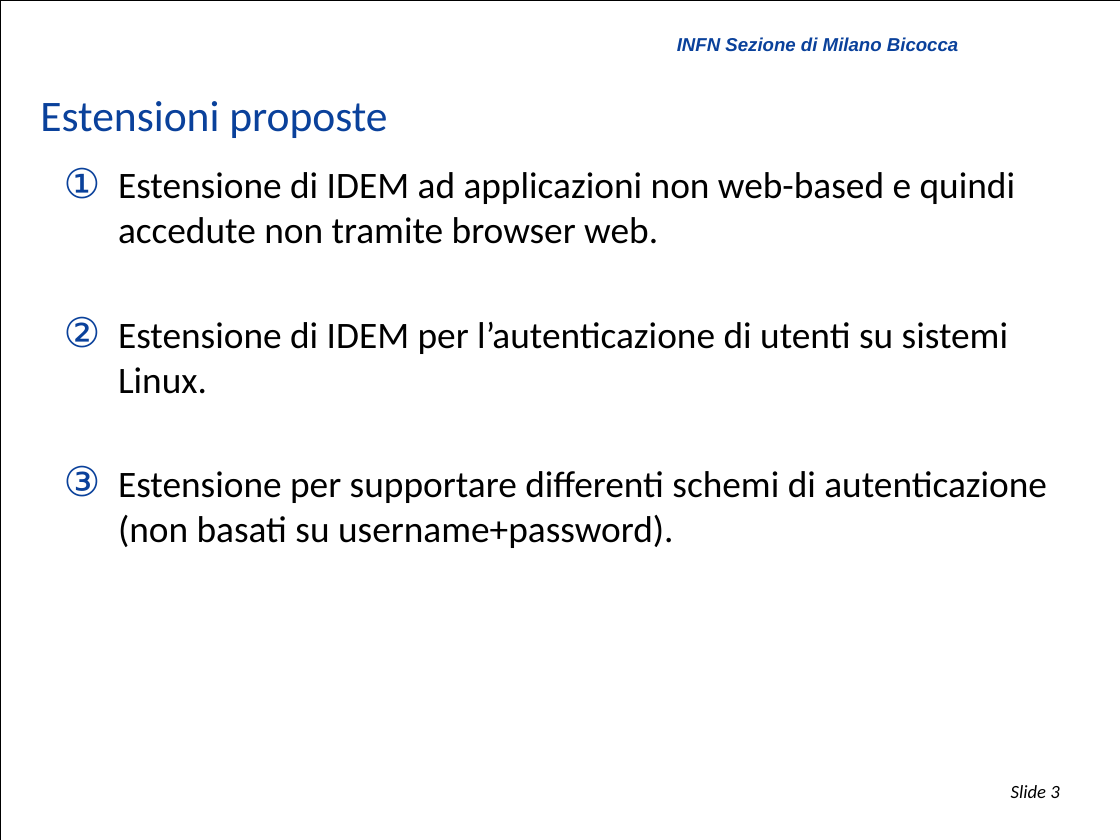
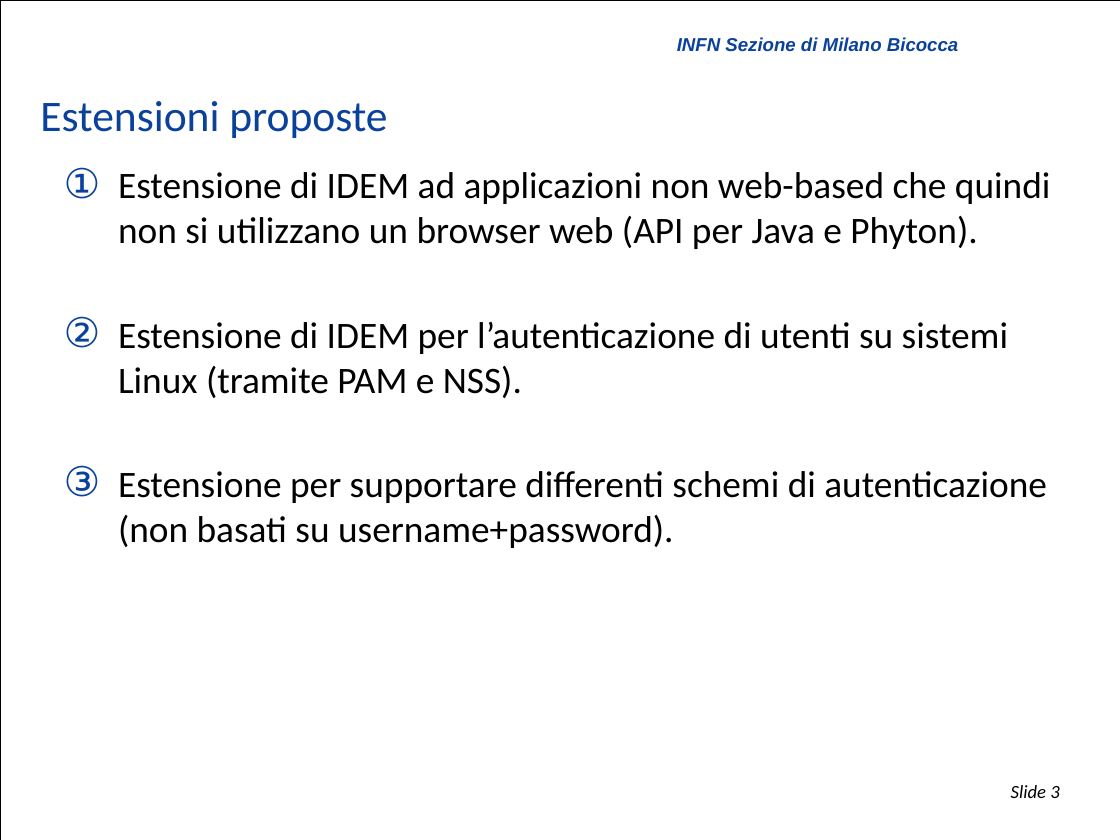
Before and after one commit to biancini/Shibboleth-Authentication, a slide deck: slide 3 of ShibbolethExtensions.pptx. Drawn at 1120x840 pixels with LibreOffice and Linux fonts; fonts in the diff are those of the drawing; background and template pictures are left out. Boxes give left, top, right and bottom in pixels: in the first picture for what was removed or moved away, otherwise in the second. Text is boxed around its words. In the diff, an @@ line names an element or a change of style, - is before the commit and + after.

```diff
--- a/ShibbolethExtensions.pptx
+++ b/ShibbolethExtensions.pptx
@@ text at [118,172,1051,398]: text changed @@
-  ① Estensione di IDEM ad applicazioni non web-based e quindi accedute non tramite browser web.
-  ② Estensione di IDEM per l’autenticazione di utenti su sistemi Linux.
+  ① Estensione di IDEM ad applicazioni non web-based che quindi non si utilizzano un browser web (API per Java e Phyton).
+  ② Estensione di IDEM per l’autenticazione di utenti su sistemi Linux (tramite PAM e NSS).
```
Also in this commit, not shown: 11 other slides changed.
